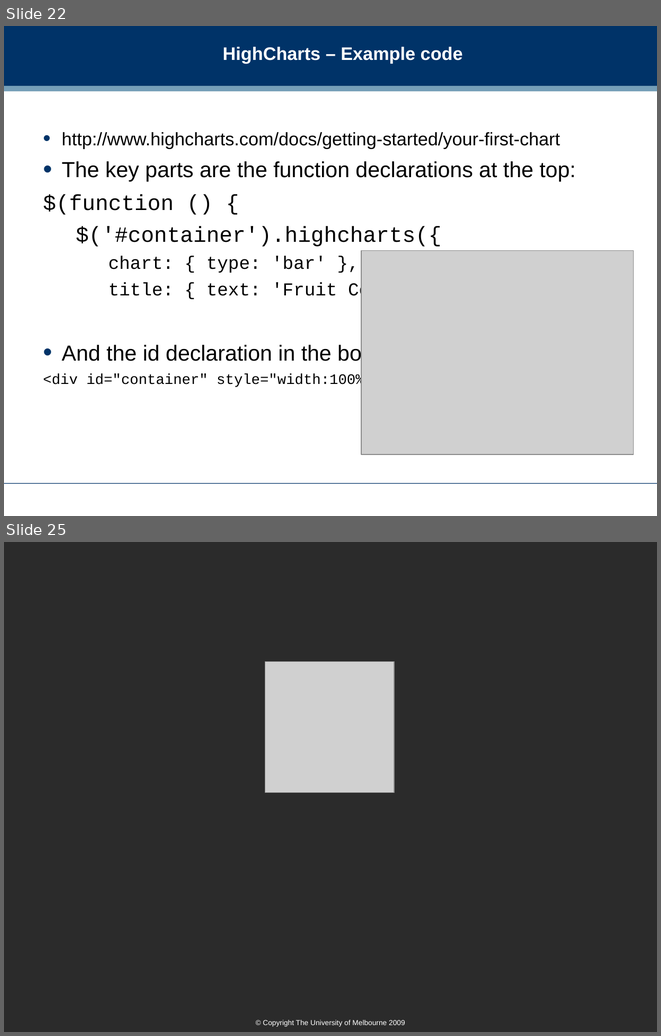
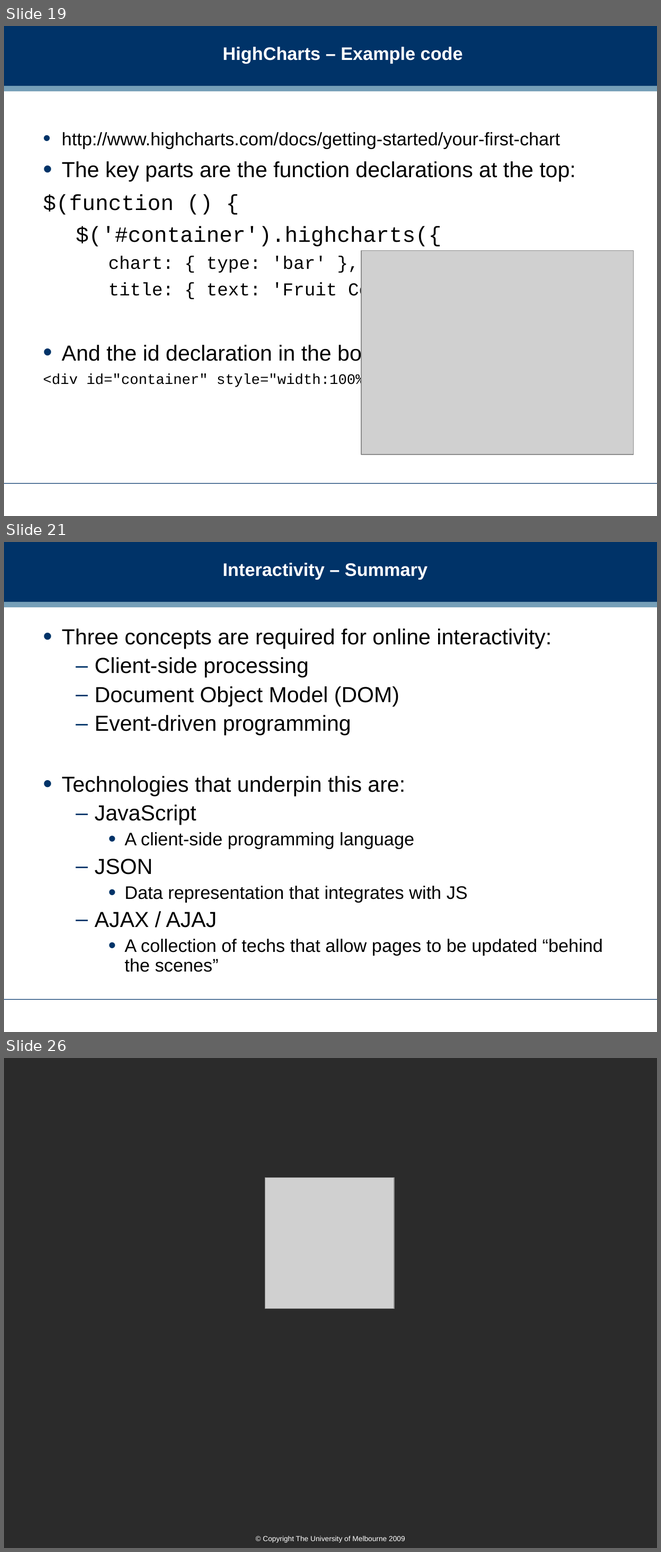
Before and after one commit to dreamind/ix, a slide deck: lectures/interactive/interactivity2.ppt. Shown one above the other, each under a label of ours: slides 22 and 25 before the commit, slides 19, 21 and 26 after it; the slides between them are not shown. The pictures are 661x1036 and 661x1552 pixels, drawn with LibreOffice and Linux fonts; fonts in the diff are those of the drawing; grey boxes stand for pictures; background and template pictures are left out; a plain dark background stands for a picture behind light text. Boxes give left, top, right and bottom in pixels: in the first picture for what was removed or moved away, otherwise in the second. Text is boxed around its words. In the diff, an @@ line names an element or a change of style, - is before the commit and + after.

Commit message:
Interactivity 2 slides

```diff
--- a/lectures/interactive/interactivity2.ppt
+++ b/lectures/interactive/interactivity2.ppt
@@ slide 21 added at (4,542,657,1032), background #FFFFFF; not listed: 3 template elements that a slide beside it also shows @@
@@ title added at (223,563,427,580), 20 pt, text #FFFFFF, bold @@
+Interactivity – Summary
@@ text added at (62,628,603,972), 24 pt, text #000000 @@
+• Three concepts are required for online interactivity:
+  – Client-side processing
+  – Document Object Model (DOM)
+  – Event-driven programming
+• Technologies that underpin this are:
+  – JavaScript
+    • A client-side programming language
+  – JSON
+    • Data representation that integrates with JS
+  – AJAX / AJAJ
+    • A collection of techs that allow pages to be updated “behind the scenes”
@@ what was slide 22 is now slide 19 @@
@@ what was slide 25 is now slide 26 @@
```
Also in this commit, not shown: 11 slides changed, 12 other slides added, 12 slides removed, 1 other file.
